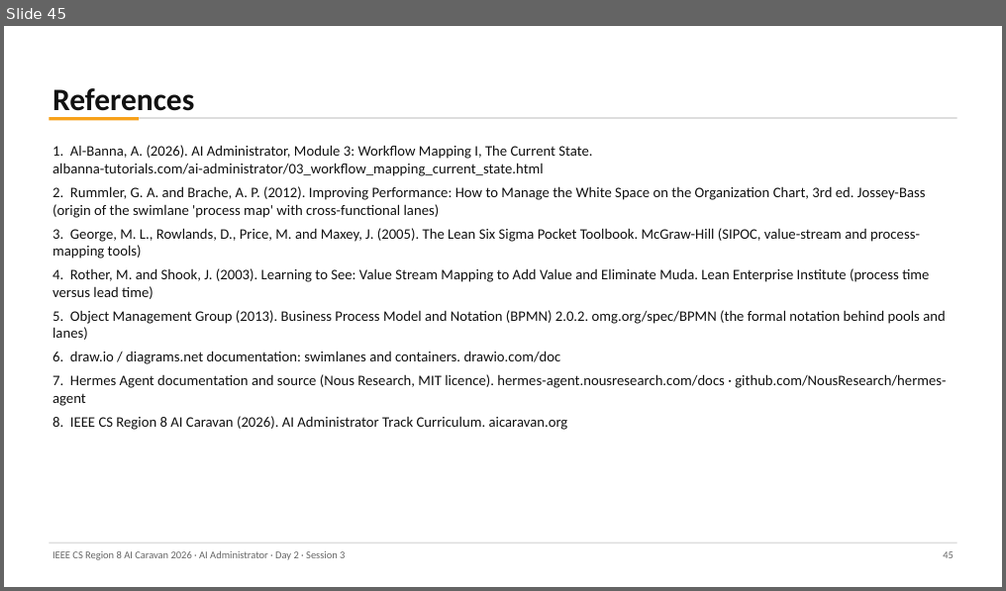
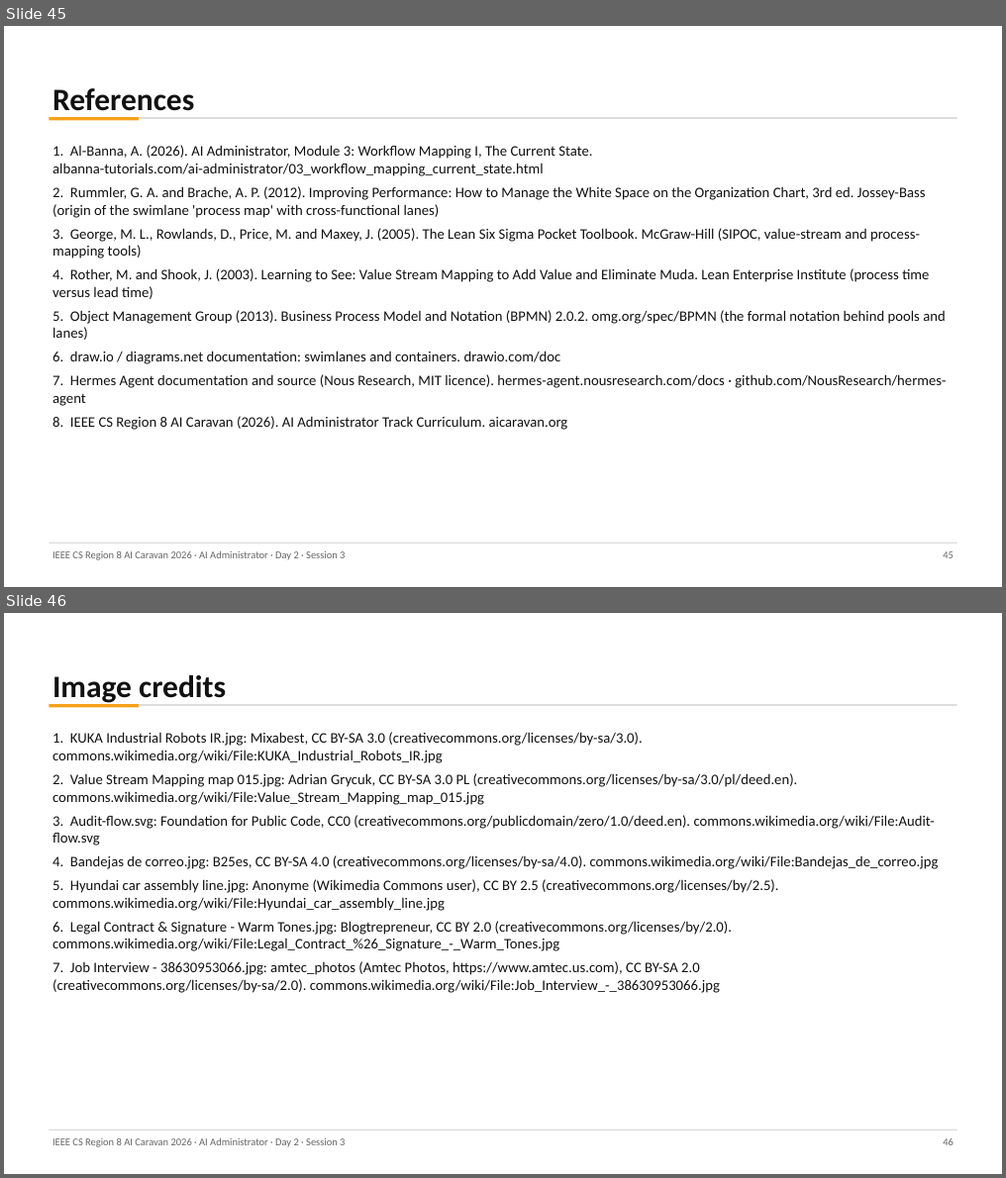
Before and after one commit to abedbanna/snippet-vault, a slide deck: instructor/ai-administrator/out/day2/Day2_S3_Mapping_Current_State.pptx. Shown one above the other, each under a label of ours: slide 45 before the commit, slides 45 and 46 after it. The pictures are 1006x591 and 1006x1178 pixels, drawn with LibreOffice and Linux fonts; fonts in the diff are those of the drawing. Boxes give left, top, right and bottom in pixels: in the first picture for what was removed or moved away, otherwise in the second. Text is boxed around its words. In the diff, an @@ line names an element or a change of style, - is before the commit and + after.

```diff
--- a/instructor/ai-administrator/out/day2/Day2_S3_Mapping_Current_State.pptx
+++ b/instructor/ai-administrator/out/day2/Day2_S3_Mapping_Current_State.pptx
@@ slide 46 added at <box>4,613,1002,1174</box>, background #FFFFFF @@
@@ text added at <box>53,675,226,705</box>, 30 pt, text #111111, bold @@
+Image credits
@@ rectangle added at <box>49,704,139,707</box>, fill #F7A11A @@
@@ rectangle added at <box>139,704,957,706</box>, fill #DDDDDD @@
@@ text added at <box>53,732,939,993</box>, 14 pt, text #111111 @@
+1. KUKA Industrial Robots IR.jpg: Mixabest, CC BY-SA 3.0 (creativecommons.org/licenses/by-sa/3.0). commons.wikimedia.org/wiki/File:KUKA_Industrial_Robots_IR.jpg
+2. Value Stream Mapping map 015.jpg: Adrian Grycuk, CC BY-SA 3.0 PL (creativecommons.org/licenses/by-sa/3.0/pl/deed.en). commons.wikimedia.org/wiki/File:Value_Stream_Mapping_map_015.jpg
+3. Audit-flow.svg: Foundation for Public Code, CC0 (creativecommons.org/publicdomain/zero/1.0/deed.en). commons.wikimedia.org/wiki/File:Audit-flow.svg
+4. Bandejas de correo.jpg: B25es, CC BY-SA 4.0 (creativecommons.org/licenses/by-sa/4.0). commons.wikimedia.org/wiki/File:Bandejas_de_correo.jpg
+5. Hyundai car assembly line.jpg: Anonyme (Wikimedia Commons user), CC BY 2.5 (creativecommons.org/licenses/by/2.5). commons.wikimedia.org/wiki/File:Hyundai_car_assembly_line.jpg
+6. Legal Contract & Signature - Warm Tones.jpg: Blogtrepreneur, CC BY 2.0 (creativecommons.org/licenses/by/2.0). commons.wikimedia.org/wiki/File:Legal_Contract_%26_Signature_-_Warm_Tones.jpg
+7. Job Interview - 38630953066.jpg: amtec_photos (Amtec Photos, https://www.amtec.us.com), CC BY-SA 2.0 (creativecommons.org/licenses/by-sa/2.0). commons.wikimedia.org/wiki/File:Job_Interview_-_38630953066.jpg
@@ rectangle added at <box>49,1130,957,1131</box>, fill #DDDDDD @@
@@ text added at <box>53,1139,345,1148</box>, 10 pt, text #666666 @@
+IEEE CS Region 8 AI Caravan 2026 · AI Administrator · Day 2 · Session 3
@@ text added at <box>943,1139,953,1146</box>, 10 pt, text #666666 @@
+46
```
Also in this commit, not shown: 14 slides changed, 24 other files.
